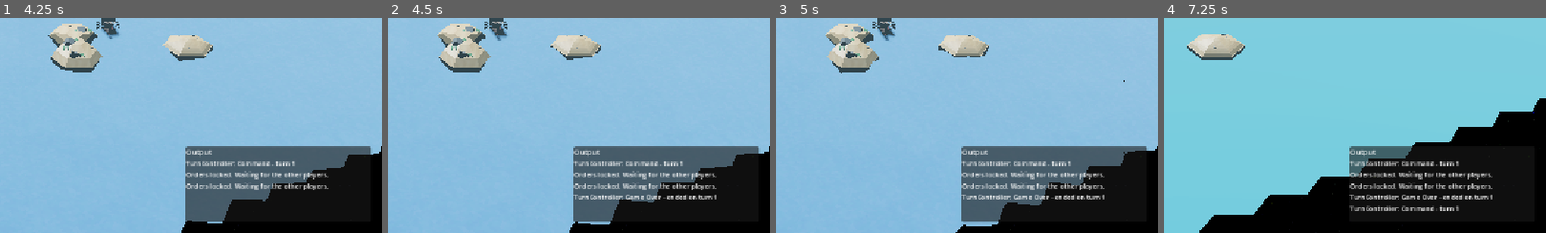
Above: before the commit, frames 1-4 (left to right).
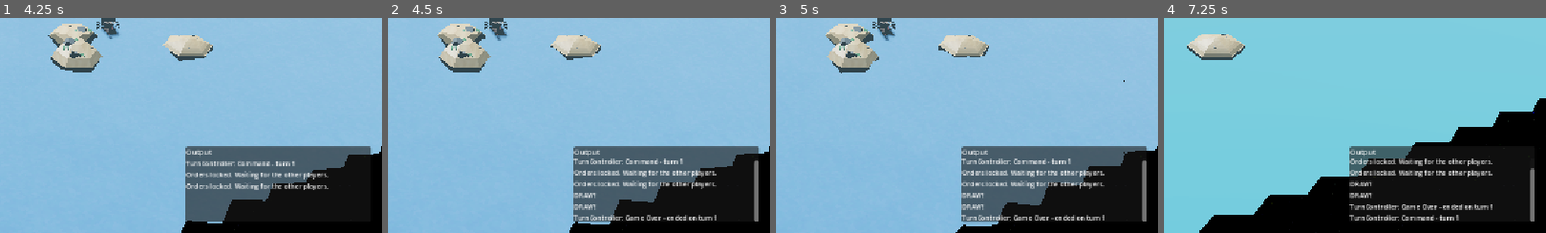
Above: after the commit, the same moments.

Repository: SamEBart/COM_429_RammingSpeed
Game: Godot game, scene res://scenes/title_screen.tscn
The game is run twice, just before and just after one commit, with the same random seed, the same clock (stepped at 60 frames per second) and the same inputs.
Inputs (mouse positions are % of the whole screen's width and height, from its top left):
- Up to frame 1 (4.25 s): click "Start" at 0.5 s; click "Begin Scenario" at 1.25 s; click "Begin Match" at 2 s; click "Ready" at 2.75 s; click "Ready" at 3.5 s
- Up to frame 2 (4.5 s): click "End Match" at 4.25 s
- Up to frame 3 (5 s): no input
- Up to frame 4 (7.25 s): click "Begin Match" at 5 s; click "Water toggle" at 5.75 s; tap A (Left) at 6.5 s; move the mouse to (72, 45) at 6.52 s; hold D (Right) from 6.53 s (still down); tap Mouse wheel up (CameraZoomIn) at 6.6 s; click (72, 45) at 6.67 s
The pictures show only the part of the screen within x 50-100%, y 50-100%; the shares and areas given below are measured in that part.

Frame 1 is identical in both runs. In frame 2, 3.8% of the frame differs, in the area x 48-97%, y 65-95%; in frame 3, 3.8%; in frame 4, 4.5%.
Error before the commit: Invalid access to property or key 'mostFlotatersArray' on a base object of type 'CharacterBody3D (Player)'. (res://scripts/Global.gd:298)

Commit message:
Fixed flotation points winning error

Diff:
--- a/scripts/Global.gd
+++ b/scripts/Global.gd
@@ -294,23 +294,24 @@
 		else:
 			#Get how many flotation points each player has
 			for player in mostShipsArray:
+				player._totalFlotationHits = 0
 				for ship in player._ships:
-					player.mostFlotatersArray += ship._flotationHits
+					player._totalFlotationHits += ship._flotationHits
 
 			#Get list of Players with the most flotation hits
 			maxValue = null
 			for player in mostShipsArray:
-				if maxValue == null or player.mostFlotatersArray > maxValue:
-					maxValue = player.mostFlotatersArray
-			var mostFlotatersArray = []
+				if maxValue == null or player._totalFlotationHits > maxValue:
+					maxValue = player._totalFlotationHits
+			var mostFloatersArray = []
 			for player in players:
-				if player._totalFighters == maxValue:
-					mostFlotatersArray.append(player)
+				if player._totalFlotationHits == maxValue:
+					mostFloatersArray.append(player)
 
 			#Determine if it is a win or draw
-			if mostFlotatersArray.size() == 1:
+			if mostFloatersArray.size() == 1:
 				#Print win
-				_Log.push("%s Wins the Game!" % mostFlotatersArray[0]._name)
+				_Log.push("%s Wins the Game!" % mostFloatersArray[0]._name)
 
 			else:
 				#Print draw
